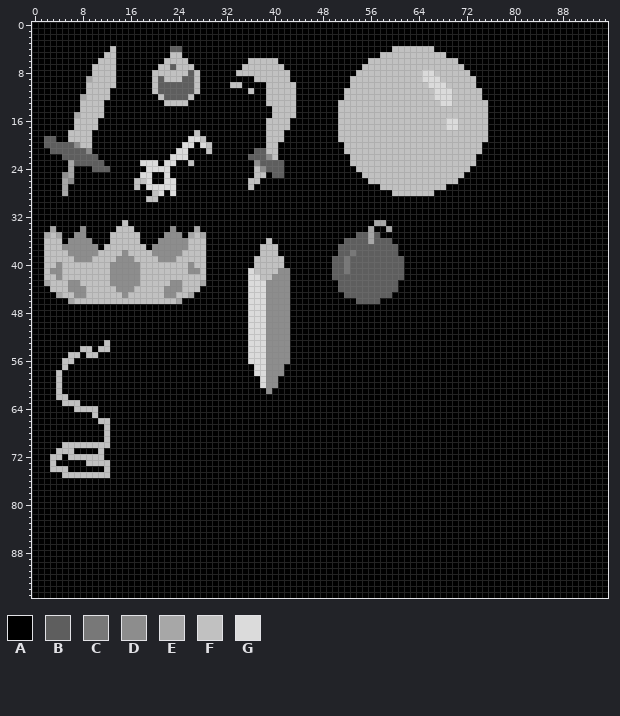
Pixel-art file, stored at aseprite/items.aseprite. Above is the file before it was changed.
96x96 pixels, 1 frame.
Palette (. is transparent): A #000000  B #5e5e5e  C #787878  D #8d8d8d  E #a7a7a7  F #c1c1c1  G #dbdbdb
Now the later version:
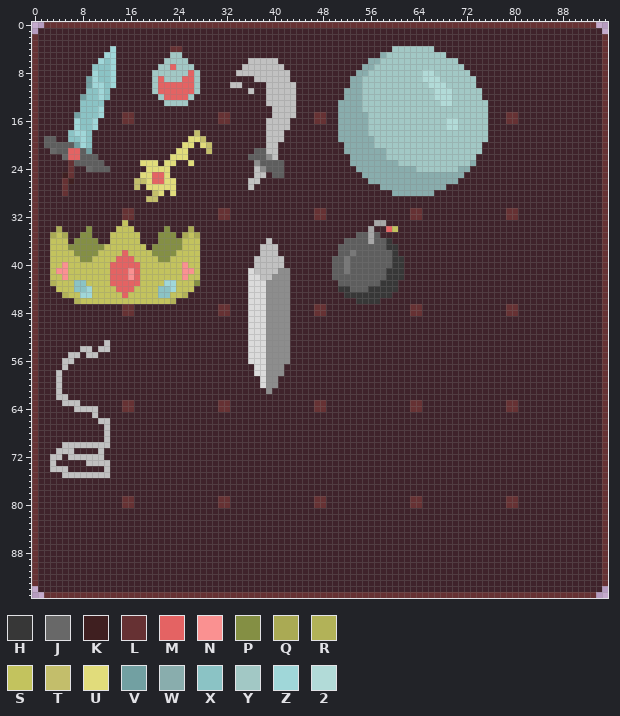
Colours new in this view: H #373737  J #686868  K #3f1f20  L #663133  M #e46363  N #fa9191  P #848f44  Q #aaaa54  R #b2b258  S #c3c35e  T #c3be6b  U #e1dc7b  V #72a0a2  W #89adad  X #8bc3c5  Y #a2c8c5  Z #a0d7d9  2 #b2dbd8
From old to new:
colour A: #000000 -> #3f232b
Changed rows in their new state; - is a pixel that keeps its letter.
Layers "items", "bg":
first column x 0:
 0 ..LLLLLLLLLLLLLLLLLLLLLLLLLLLLLLLLLLLLLLLLLLLLLLLLLLLLLLLLLLLLLLLLLLLLLLLLLLLLLLLLLLLLLLLLLLLL..
 1 .----------------------------------------------------------------------------------------------.
 2 L----------------------------------------------------------------------------------------------L
 3 L----------------------------------------------------------------------------------------------L
 4 L------------Z---------LL-----------------------------------YYYYYYY----------------------------L
 5 L-----------ZZ---------YY---------------------------------WYYYYYYYYYY--------------------------L
 6 L----------ZXZ--------YYYY------------------------------WWYYYYYYYYYYYYY------------------------L
 7 L---------XXXZ-------YYMYYY----------------------------WWYYYYYYYYYYYYYYY-----------------------L
 8 L---------ZXXZ------YYYYYYMY--------------------------WWYYYYYYYYY22YYYYYY----------------------L
 9 L--------VZXXZ------YMYYYMMY-------------------------WWYYYYYYYYYY222YYYYYY---------------------L
10 L--------VZZXZ------YMMMMMMY-------------------------WWYYYYYYYYYYY222YYYYY---------------------L
11 L--------XXZX-------YMMMMMMY------------------------WWWYYYYYYYYYYYY222YYYYY--------------------L
12 L-------VXXZX--------YMMMMY-------------------------WWWYYYYYYYYYYYY222YYYYY--------------------L
13 L-------XXXX----------YYYY-------------------------WWWWYYYYYYYYYYYYY22YYYYYY-------------------L
14 L-------XXXZ---------------------------------------WWWWYYYYYYYYYYYYYYYYYYYYY-------------------L
15 L------VXXXZ---LL--------------LL--------------LL--WWWWWYYYYYYYYYYYYYYYYYYYY---LL--------------L
16 L------ZXXZ----LL--------------LL--------------LL--WWWWWYYYYYYYYYYYYY22YYYYY---LL--------------L
17 L------ZXXZ----------------------------------------WWWWWYYYYYYYYYYYYY22YYYYY-------------------L
18 L-----XZZX-----------------T-----------------------WWWWWYYYYYYYYYYYYYYYYYYYY-------------------L
19 L-----XXZX----------------UUT----------------------WWWWWWYYYYYYYYYYYYYYYYYYY-------------------L
20 L------VZX---------------UU-UT----------------------WWWWWYYYYYYYYYYYYYYYYYY--------------------L
21 L--J--MM-V--------------UU---T----------------------WWWWWWWYYYYYYYYYYYYYYYY--------------------L
22 L----JMM---------------UUU---------------------------WWWWWWYYYYYYYYYYYYYYY---------------------L
23 L-----L-----------UUU-UU--U--------------------------WWWWWWWWYYYYYYYYYYYYW---------------------L
24 L-----L--J---------UUUU-------------------------------WWWWWWWWWWYYYYYYYWW----------------------L
25 L----KL-----------UUMMU--------------------------------WWWWWWWWWWWWWWWWW-----------------------L
26 L----LK----------TTUMMUU--------------------------------WWWWWWWWWWWWWWW------------------------L
27 L----L-----------T-UUUUU----------------------------------WWWWWWWWWWW--------------------------L
28 L----L--------------TU-U------------------------------------WWWWWWW----------------------------L
29 L------------------TT--------------------------------------------------------------------------L
30 L----------------------------------------------------------------------------------------------L
31 L--------------LL--------------LL--------------LL--------------LL--------------LL--------------L
32 L--------------LL--------------LL--------------LL--------------LL--------------LL--------------L
33 L--------------S-------------------------------------------------------------------------------L
34 L--AQ---AP----SSS-----PA--QA-------------------------------MS----------------------------------L
35 L-AQSQ-APP---SSSSS---PPPAQSQA------------------------------------------------------------------L
36 L-ASSSAPPPP--SSSSS---PPPPSSSA------------------------------H-----------------------------------L
37 L-ASSSPPPPPPSSSSSSS-PPPPPSSSA------------------------------HH----------------------------------L
38 L-ASSSSPPPPSSSSMSSSSPPPPSSSSA-------------------------------H----------------------------------L
39 L-ASSSSSPPSSSSMMMSSSSPPSSSSSA-------------------------------HH---------------------------------L
40 L-ASSNSSSSSSSMMMMMSSSSSSSNSSA-------------------------------HH---------------------------------L
41 L-ASNNSSSSSSSMMMNMSSSSSSSNNSA------------------------------HHH---------------------------------L
42 L-ASSNSSSSSSSMMMNMSSSSSSSNSSA------------------------------HHH---------------------------------L
43 L-ARSSSXXSSSSMMMMMSSSSZZSSSPA-----------------------------HHH----------------------------------L
44 L--ASSSXXZSSSSMMMSSSSXXZSSSA-----------------------HH---HHHHH----------------------------------L
45 L---ARSSZZSSSSSMSSSSSXXSSRA-------------------------HHHHHHHH-----------------------------------L
46 L-----ARSSSSSSSSSSSSSSSRA-----------------------------HHHH-------------------------------------L
47 L--------------LL--------------LL--------------LL--------------LL--------------LL--------------L
48 L--------------LL--------------LL--------------LL--------------LL--------------LL--------------L
49 L----------------------------------------------------------------------------------------------L
50 L----------------------------------------------------------------------------------------------L
51 L----------------------------------------------------------------------------------------------L
52 L----------------------------------------------------------------------------------------------L
53 L----------------------------------------------------------------------------------------------L
54 L----------------------------------------------------------------------------------------------L
55 L----------------------------------------------------------------------------------------------L
56 L----------------------------------------------------------------------------------------------L
57 L----------------------------------------------------------------------------------------------L
58 L----------------------------------------------------------------------------------------------L
59 L----------------------------------------------------------------------------------------------L
60 L----------------------------------------------------------------------------------------------L
61 L----------------------------------------------------------------------------------------------L
62 L----------------------------------------------------------------------------------------------L
63 L--------------LL--------------LL--------------LL--------------LL--------------LL--------------L
64 L--------------LL--------------LL--------------LL--------------LL--------------LL--------------L
65 L----------------------------------------------------------------------------------------------L
66 L----------------------------------------------------------------------------------------------L
67 L----------------------------------------------------------------------------------------------L
68 L----------------------------------------------------------------------------------------------L
69 L----------------------------------------------------------------------------------------------L
70 L----------------------------------------------------------------------------------------------L
71 L----------------------------------------------------------------------------------------------L
72 L----------------------------------------------------------------------------------------------L
73 L----------------------------------------------------------------------------------------------L
74 L----------------------------------------------------------------------------------------------L
75 L----------------------------------------------------------------------------------------------L
76 L----------------------------------------------------------------------------------------------L
77 L----------------------------------------------------------------------------------------------L
78 L----------------------------------------------------------------------------------------------L
79 L--------------LL--------------LL--------------LL--------------LL--------------LL--------------L
80 L--------------LL--------------LL--------------LL--------------LL--------------LL--------------L
81 L----------------------------------------------------------------------------------------------L
82 L----------------------------------------------------------------------------------------------L
83 L----------------------------------------------------------------------------------------------L
84 L----------------------------------------------------------------------------------------------L
85 L----------------------------------------------------------------------------------------------L
86 L----------------------------------------------------------------------------------------------L
87 L----------------------------------------------------------------------------------------------L
88 L----------------------------------------------------------------------------------------------L
89 L----------------------------------------------------------------------------------------------L
90 L----------------------------------------------------------------------------------------------L
91 L----------------------------------------------------------------------------------------------L
92 L----------------------------------------------------------------------------------------------L
93 L----------------------------------------------------------------------------------------------L
94 .----------------------------------------------------------------------------------------------.
95 ..LLLLLLLLLLLLLLLLLLLLLLLLLLLLLLLLLLLLLLLLLLLLLLLLLLLLLLLLLLLLLLLLLLLLLLLLLLLLLLLLLLLLLLLLLLLL..
